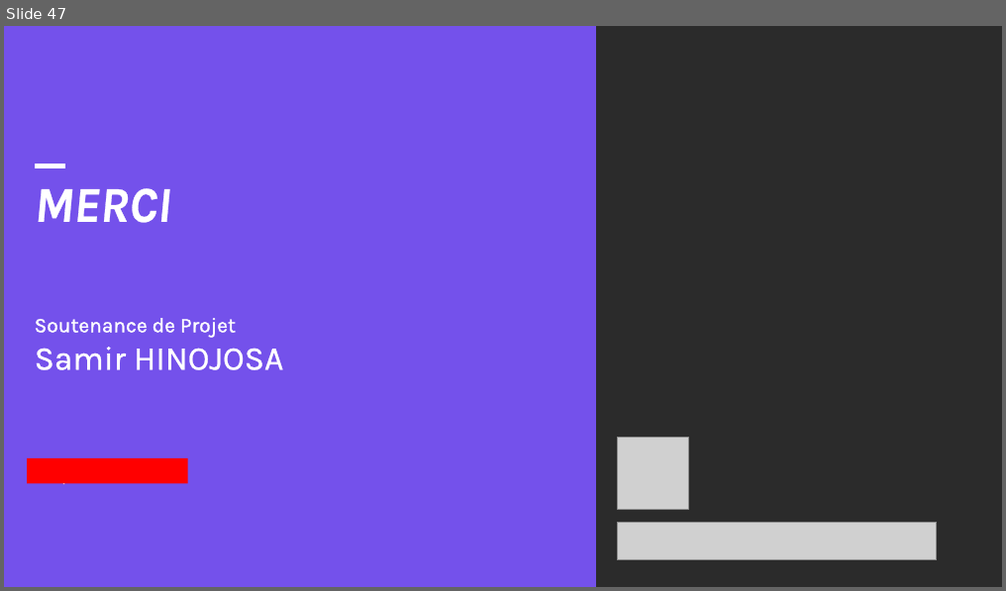
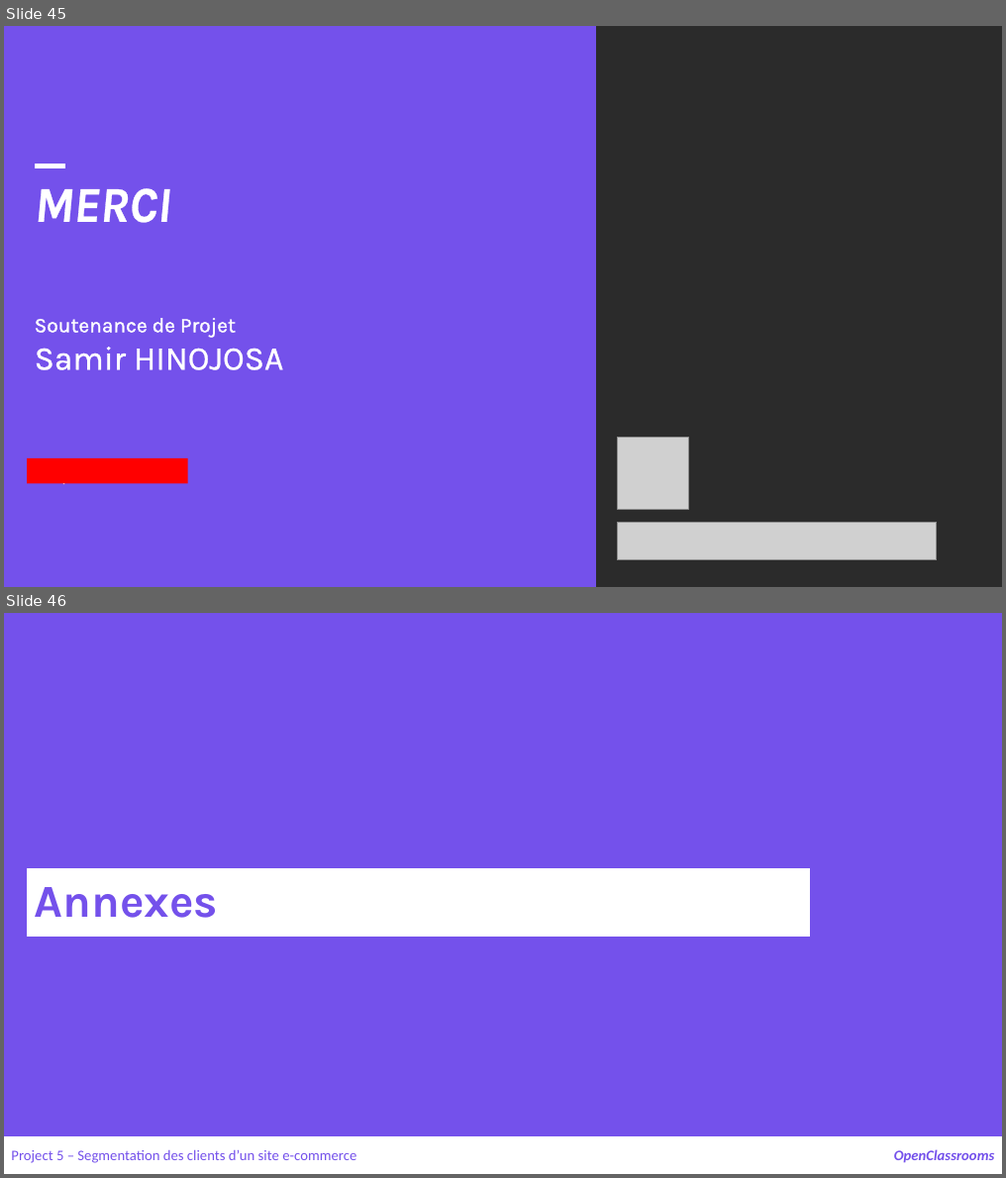
Before and after one commit to samirhinojosa/OC-P5-segment-customers-of-website, a slide deck: supports/P5_presentation v3.pptx. Shown one above the other, each under a label of ours: slide 47 before the commit, slides 45 and 46 after it. The pictures are 1006x591 and 1006x1178 pixels, drawn with LibreOffice and Linux fonts; fonts in the diff are those of the drawing; grey boxes stand for pictures; background and template pictures are left out; a plain dark background stands for a picture behind light text. Boxes give left, top, right and bottom in pixels: in the first picture for what was removed or moved away, otherwise in the second. Text is boxed around its words. In the diff, an @@ line names an element or a change of style, - is before the commit and + after.

```diff
--- a/supports/P5_presentation v3.pptx
+++ b/supports/P5_presentation v3.pptx
@@ slide 46 added at [4,613,1002,1174], background #7451EB @@
@@ rectangle added at [27,869,810,937], fill #FFFFFF, outline #FFFFFF 0.75 pt, 44 pt, text #7451EB, bold @@
+Annexes
@@ rectangle added at [4,1137,1002,1174], fill #FFFFFF, outline #FFFFFF 1 pt @@
@@ text added at [11,1151,356,1163], 14 pt, text #7451EB @@
+Project 5 – Segmentation des clients d’un site e-commerce
@@ text added at [894,1150,995,1163], 14 pt, text #7451EB, bold, italic @@
+OpenClassrooms
@@ what was slide 47 is now slide 45 @@
```
Also in this commit, not shown: 12 slides changed, 2 other slides added, 1 other file.
